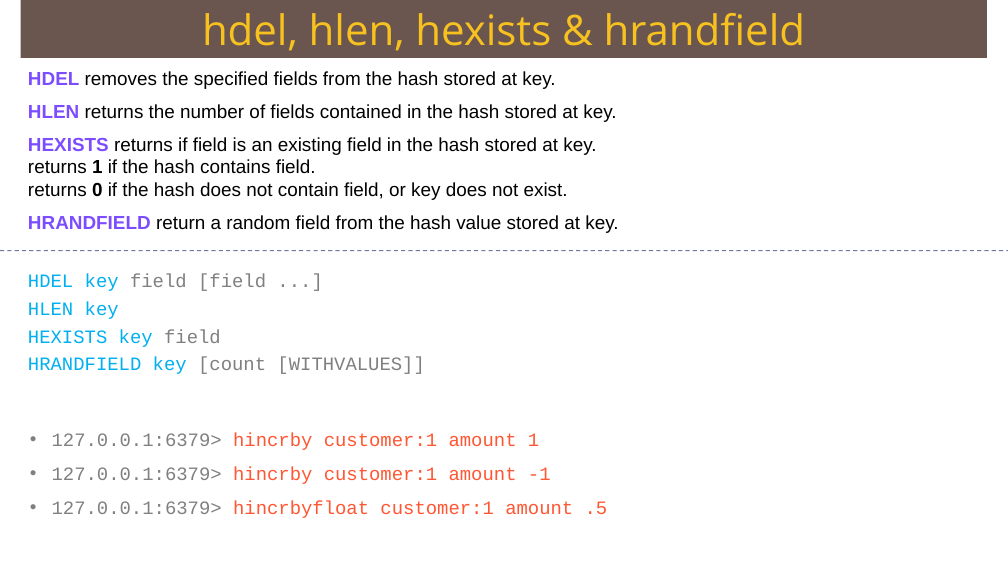
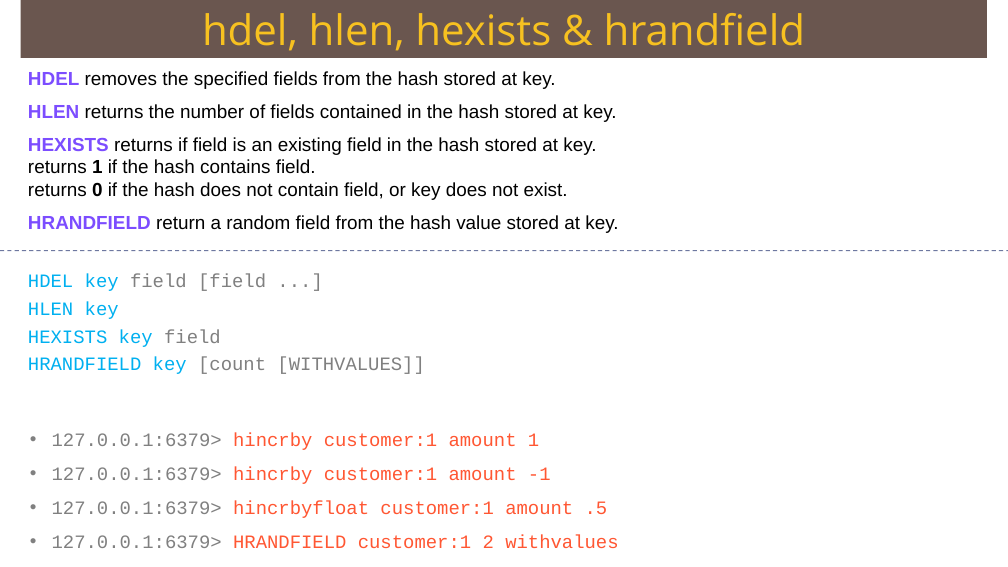
Before and after one commit to Saleel-Bagde/PPT-s, a slide deck: slide 58 of redis Ver2.pptx. Drawn at 1008x567 pixels with LibreOffice and Linux fonts; fonts in the diff are those of the drawing. Boxes give left, top, right and bottom in pixels: in the first picture for what was removed or moved away, otherwise in the second. Text is boxed around its words. In the diff, an @@ line names an element or a change of style, - is before the commit and + after.

```diff
--- a/redis Ver2.pptx
+++ b/redis Ver2.pptx
@@ text at (x1=52, y1=534, x2=618, y2=548): paragraph added @@
+• 127.0.0.1:6379> HRANDFIELD customer:1 2 withvalues
```
Also in this commit, not shown: 1 other slide changed.
